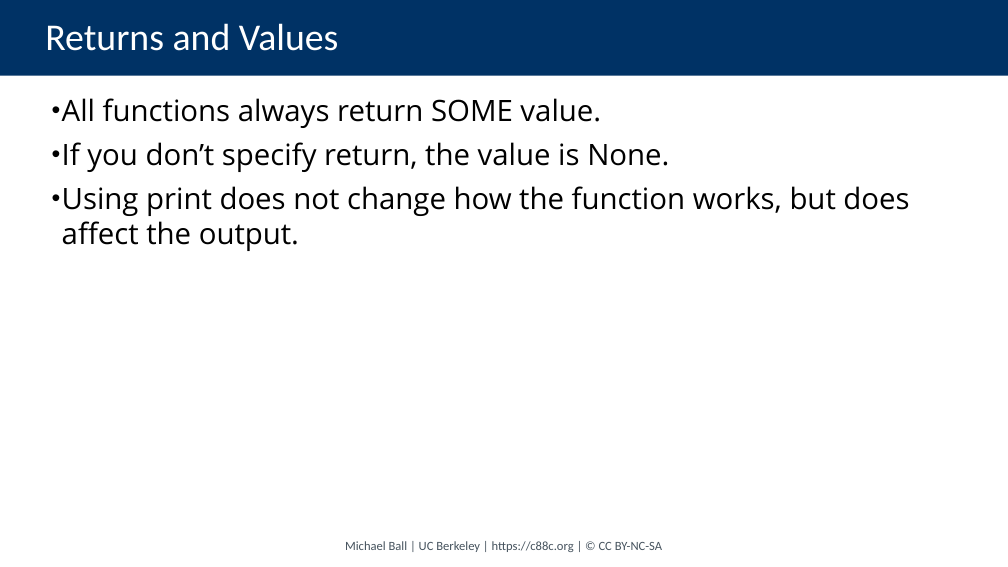
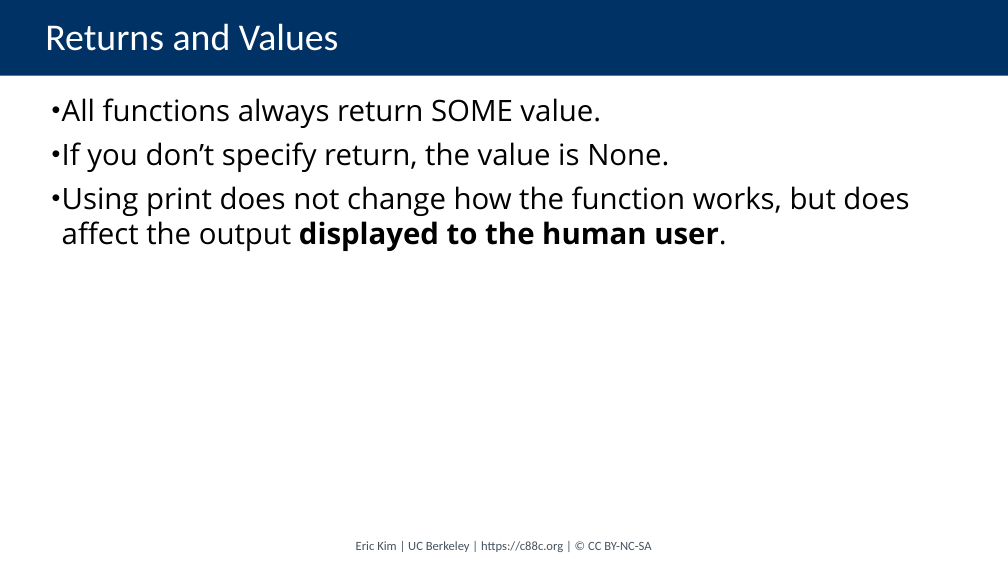
Before and after one commit to cs88-website/su24, a slide deck: slide 14 of assets/slides/su24/03-Loops.pptx (slide 13 before the commit). Drawn at 1008x567 pixels with LibreOffice and Linux fonts; fonts in the diff are those of the drawing. Boxes give left, top, right and bottom in pixels: in the first picture for what was removed or moved away, otherwise in the second. Text is boxed around its words. In the diff, an @@ line names an element or a change of style, - is before the commit and + after.

```diff
--- a/assets/slides/su24/03-Loops.pptx
+++ b/assets/slides/su24/03-Loops.pptx
@@ text at box(62, 186, 909, 251): text changed @@
-• Using print does not change how the function works, but does affect the output.
+• Using print does not change how the function works, but does affect the output displayed to the human user.
@@ text at box(356, 541, 651, 552): text changed @@
-Michael Ball | UC Berkeley | https://c88c.org | © CC BY-NC-SA
+Eric Kim | UC Berkeley | https://c88c.org | © CC BY-NC-SA
```
Also in this commit, not shown: 19 other slides changed, 5 slides added, 52 other files.
